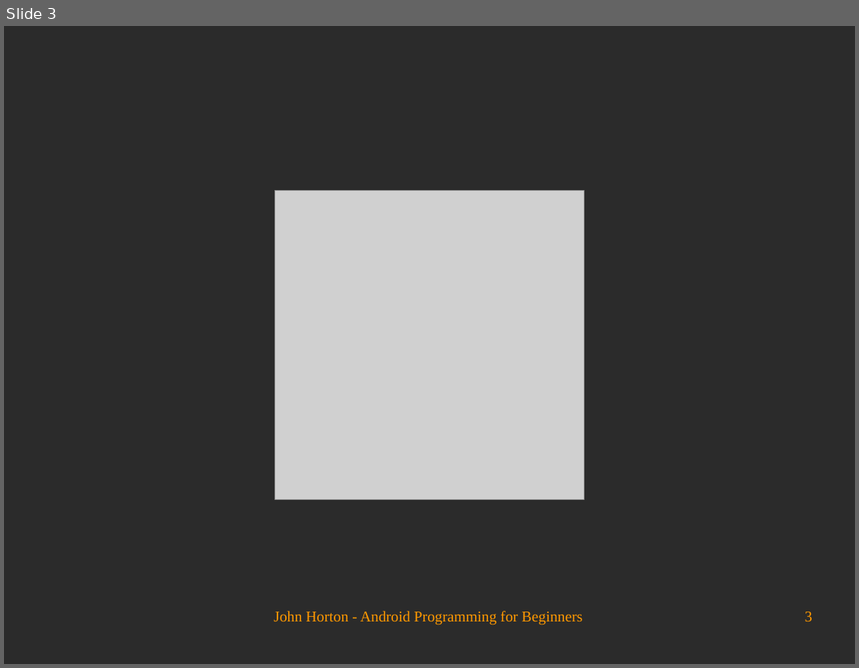
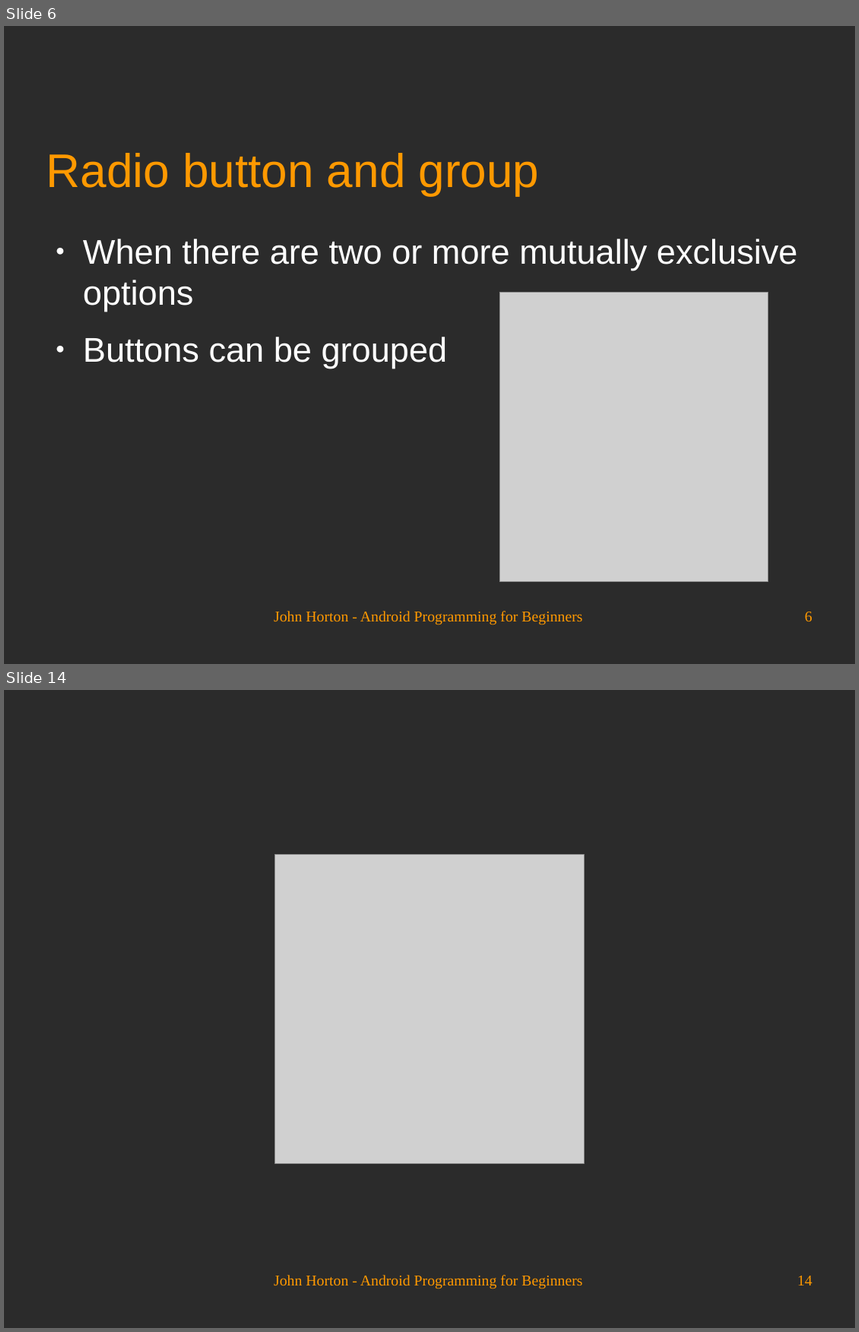
Before and after one commit to Academy-Soft-Intellect/Android-Programming-for-Beginners, a slide deck: 11_Widget_Mania.odp. Shown one above the other, each under a label of ours: slide 3 before the commit, slides 6 and 14 after it; the slides between them are not shown. The pictures are 859x668 and 859x1332 pixels, drawn with LibreOffice and Linux fonts; fonts in the diff are those of the drawing; grey boxes stand for pictures; background and template pictures are left out; a plain dark background stands for a picture behind light text. Boxes give left, top, right and bottom in pixels: in the first picture for what was removed or moved away, otherwise in the second. Text is boxed around its words. In the diff, an @@ line names an element or a change of style, - is before the commit and + after.

```diff
--- a/11_Widget_Mania.odp
+++ b/11_Widget_Mania.odp
@@ slide 6 added at (x1=4, y1=26, x2=855, y2=664), background picture (left out) @@
@@ title added at (x1=47, y1=153, x2=540, y2=195), 44 pt, text #FF9900 @@
+Radio button and group
@@ text added at (x1=83, y1=239, x2=798, y2=368), 32 pt, text #FFFFFF @@
+● When there are two or more mutually exclusive options
+● Buttons can be grouped
@@ picture added at (x1=500, y1=293, x2=769, y2=582) @@
@@ text added at (x1=274, y1=611, x2=582, y2=626), 14 pt, text #FF9900 @@
+John Horton - Android Programming for Beginners
@@ page number added at (x1=805, y1=612, x2=813, y2=622), 14 pt, text #FF9900 @@
+6
@@ what was slide 3 is now slide 14 @@
@@ page number at (x1=797, y1=1276, x2=813, y2=1286): text changed @@
-3
+14
```
Also in this commit, not shown: 1 slide changed, 11 other slides added, 1 slide removed.
